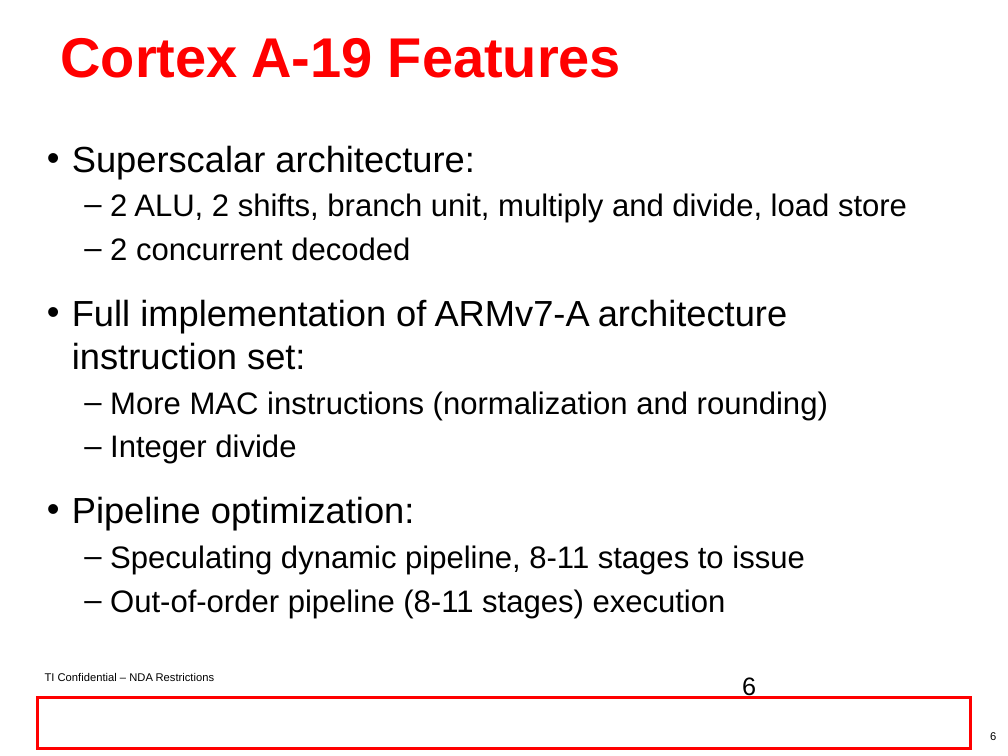
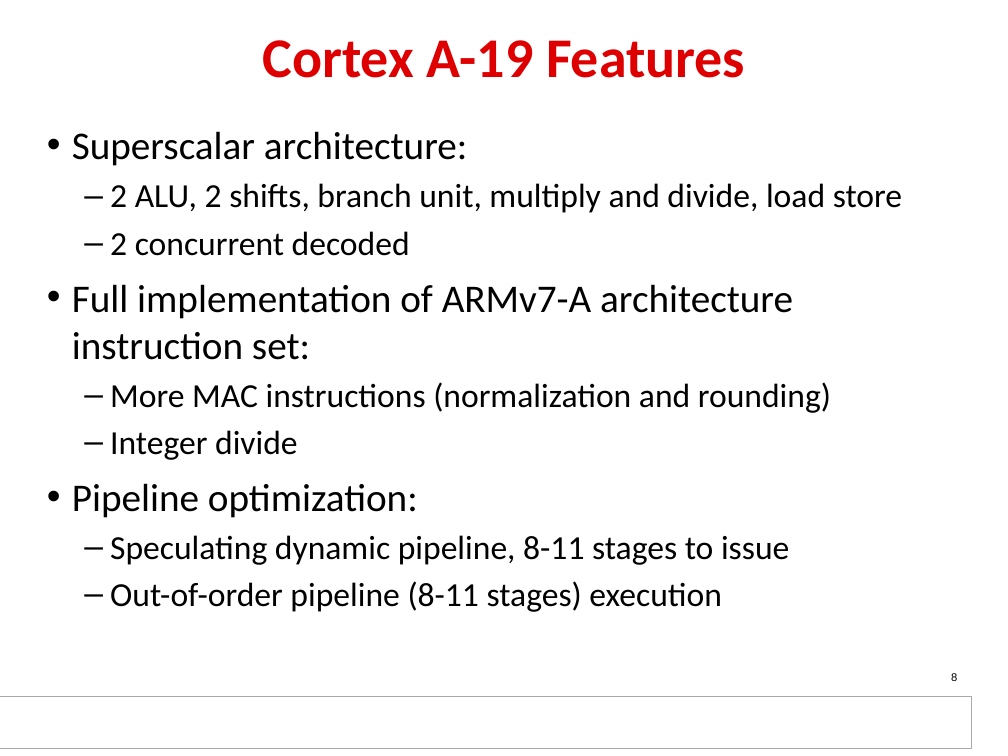
Before and after one commit to hari1989/keystone-workshop, a slide deck: slide 8 of preliminary/Working/presentations/Sitara/Ran_sitara_boot_camp_am437x_technical_overview_final.pptx (slide 6 before the commit). Drawn at 1008x756 pixels with LibreOffice and Linux fonts; fonts in the diff are those of the drawing; background and template pictures are left out. Boxes give left, top, right and bottom in pixels: in the first picture for what was removed or moved away, otherwise in the second. Text is boxed around its words. In the diff, an @@ line names an element or a change of style, - is before the commit and + after.

```diff
--- a/preliminary/Working/presentations/Sitara/Ran_sitara_boot_camp_am437x_technical_overview_final.pptx
+++ b/preliminary/Working/presentations/Sitara/Ran_sitara_boot_camp_am437x_technical_overview_final.pptx
@@ title "Cortex A-19 Features" at <box>263,40,745,78</box>: font Arial to Calibri, text colour #FF0000 to #DE0000; alignment left to centre @@
@@ text "Superscalar architecture:": place and size @@
-text "Superscalar architecture:" at <box>72,145,907,618</box>
+text "Superscalar architecture:" at <box>72,131,902,612</box>
@@ text "Superscalar architecture:" at <box>72,131,902,612</box>: size 25.9 to 28 pt in "Superscalar architecture:", "Full implementation of ARMv7-A architecture instruction set:", "Pipeline optimization:"; font Arial to Calibri; size 22.2 to 24 pt in "2 ALU, 2 shifts, branch unit, multiply ...", "2 concurrent decoded", "More MAC instructions (normalization and rounding)", "Integer divide" and 2 more places; less space between paragraphs @@
@@ text removed at <box>45,673,215,681</box> @@
-TI Confidential – NDA Restrictions
@@ page number at <box>951,673,957,681</box>: text changed; size 18 to 8 pt @@
-6
+8
@@ rectangle added at <box>0,697,972,748</box>, fill #FFFFFF, outline #AAAAAA 0.75 pt @@
@@ rectangle: place and size @@
-rectangle at <box>37,698,971,749</box>
+rectangle at <box>5,698,969,748</box>
@@ rectangle at <box>5,698,969,748</box>: fill none to #FFFFFF; outline #FF0000 2 pt to none @@
@@ page number removed at <box>990,732,996,740</box> @@
-6
```
Also in this commit, not shown: 49 other slides changed, 5 slides added, 3 slides removed.
